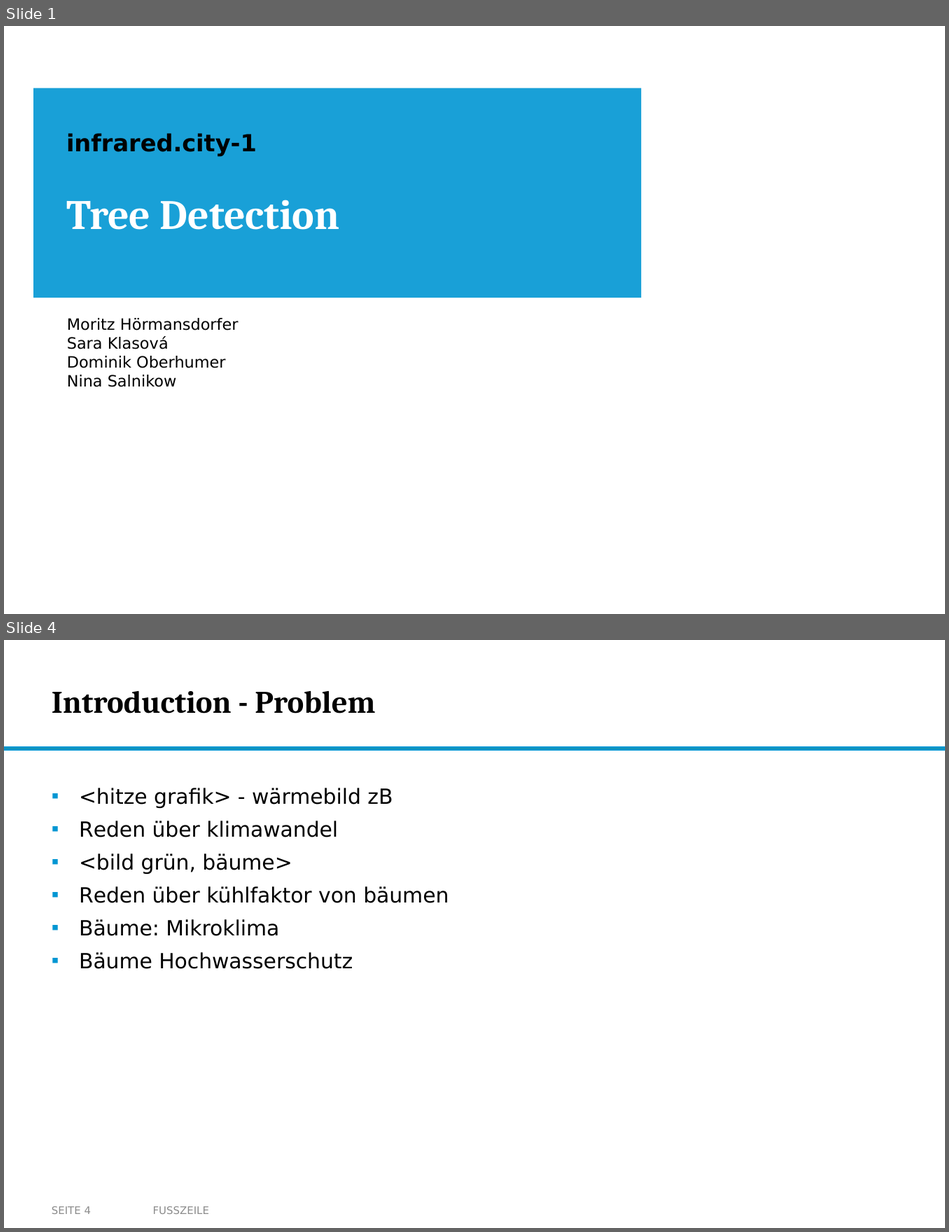
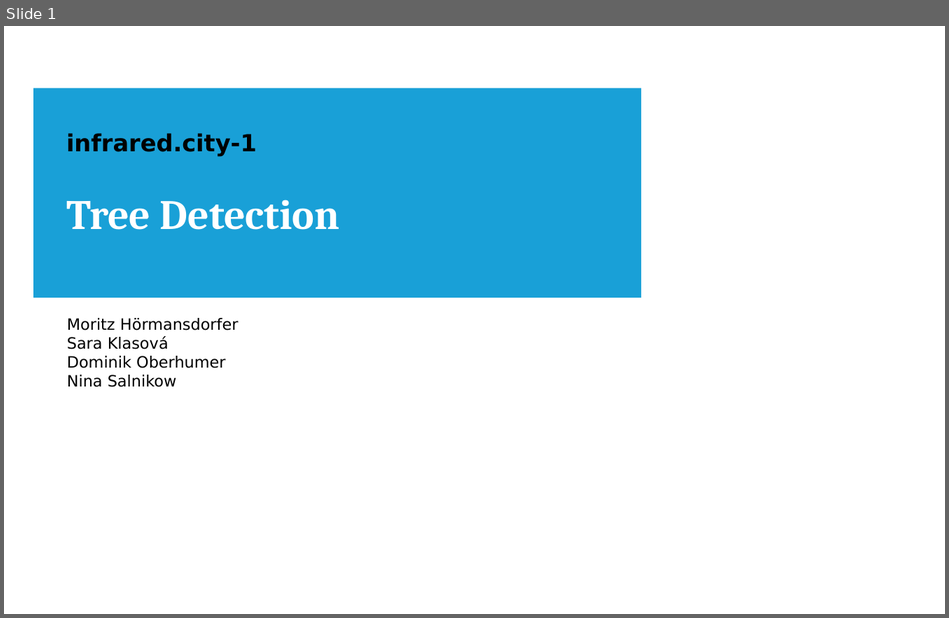
Before and after one commit to nikmaster/wu_dslab_infrared-city, a slide deck: deliverables/3b. intermediate slides/Intermediate Slides.pptx. Shown one above the other, each under a label of ours: slides 1 and 4 before the commit, slide 1 after it; the slides between them are not shown. The pictures are 949x1232 and 949x618 pixels, drawn with LibreOffice and Linux fonts; fonts in the diff are those of the drawing; background and template pictures are left out. Boxes give left, top, right and bottom in pixels: in the first picture for what was removed or moved away, otherwise in the second. Text is boxed around its words. In the diff, an @@ line names an element or a change of style, - is before the commit and + after.

```diff
--- a/deliverables/3b. intermediate slides/Intermediate Slides.pptx
+++ b/deliverables/3b. intermediate slides/Intermediate Slides.pptx
@@ slide 4 removed at [4, 640, 945, 1228], background #FFFFFF @@
@@ title removed at [52, 691, 375, 714] @@
-Introduction - Problem
@@ rectangle removed at [4, 747, 945, 750] @@
@@ text removed at [79, 788, 448, 969] @@
-▪ <hitze grafik> - wärmebild zB
-▪ Reden über klimawandel
-▪ <bild grün, bäume>
-▪ Reden über kühlfaktor von bäumen
-▪ Bäume: Mikroklima
-▪ Bäume Hochwasserschutz
@@ page number removed at [52, 1206, 91, 1214] @@
-SEITE 4
@@ text removed at [153, 1206, 209, 1214] @@
-FUSSZEILE
```
Also in this commit, not shown: 10 slides changed, 3 slides added, 3 other slides removed.
